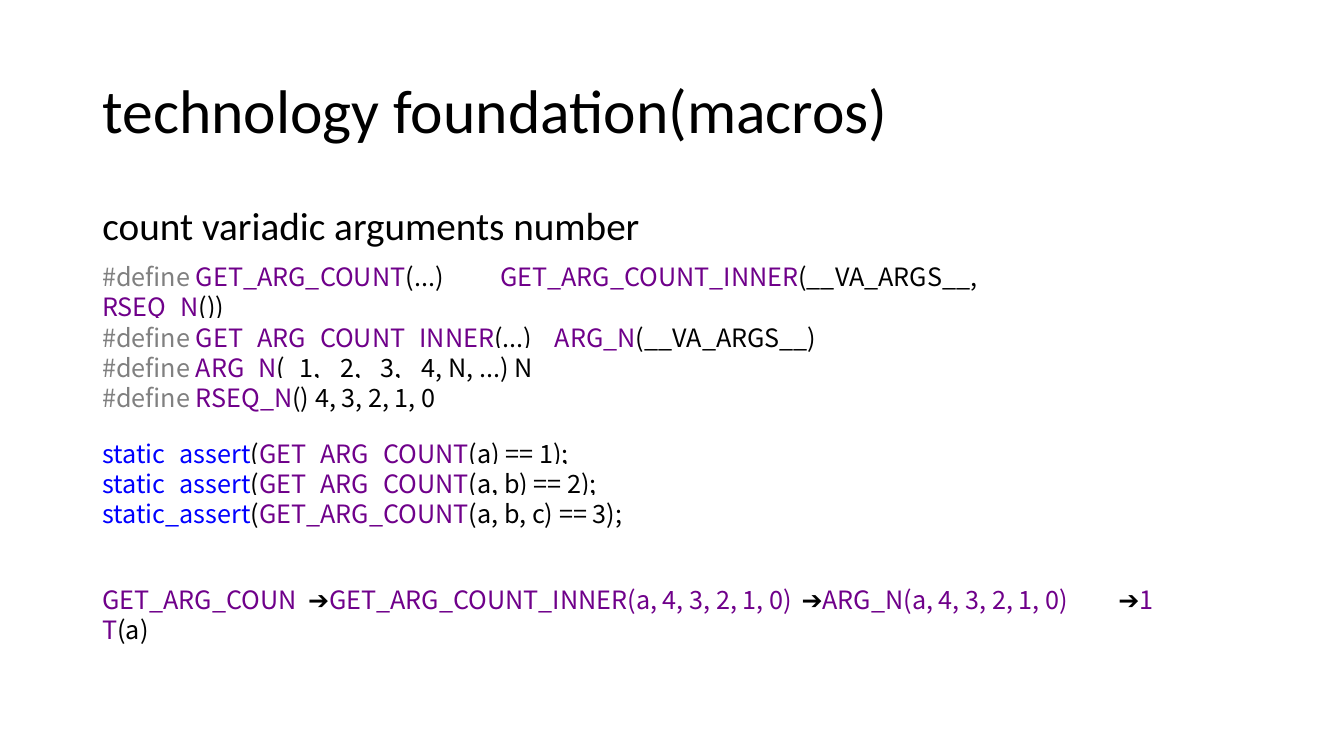
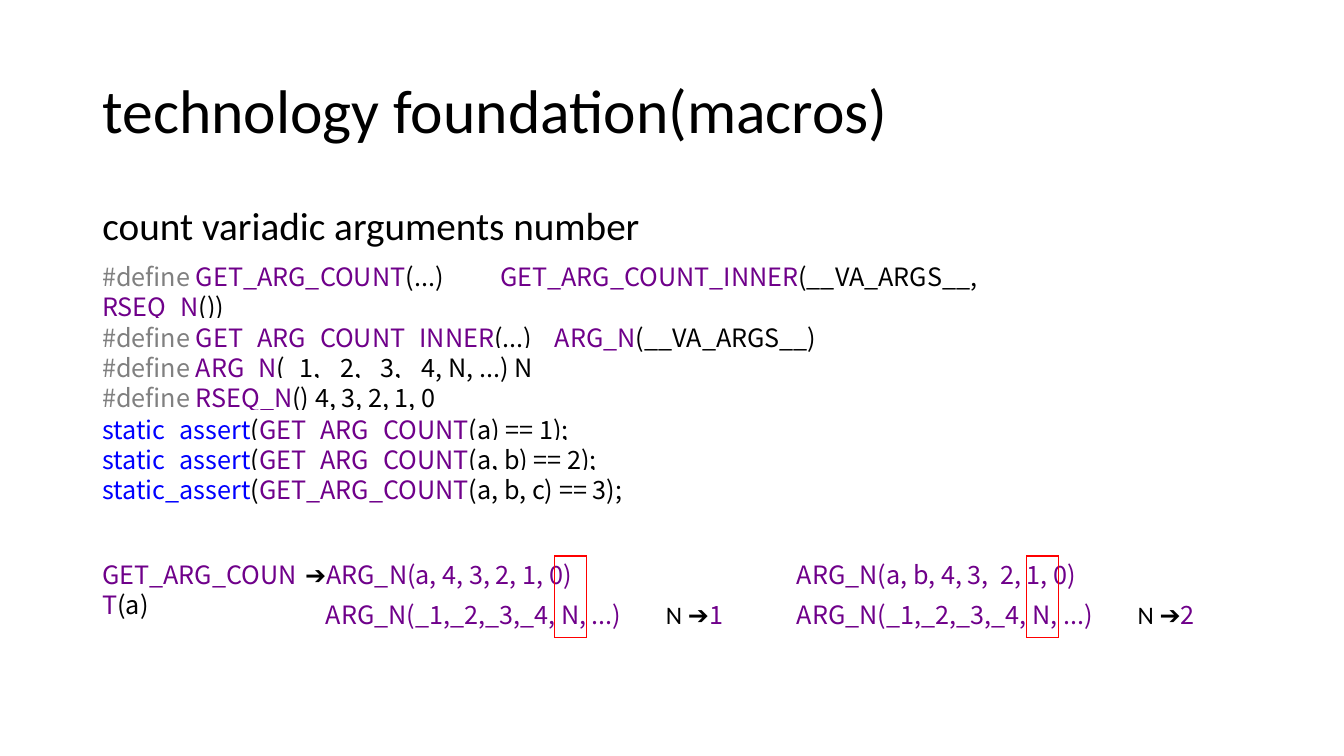
Before and after one commit to qicosmos/cppcon2017, a slide deck: slide 15 of cppcon2017.pptx. Drawn at 1344x756 pixels with LibreOffice and Linux fonts; fonts in the diff are those of the drawing. Boxes give left, top, right and bottom in pixels: in the first picture for what was removed or moved away, otherwise in the second. Text is boxed around its words. In the diff, an @@ line names an element or a change of style, - is before the commit and + after.

Commit message:
add

```diff
--- a/cppcon2017.pptx
+++ b/cppcon2017.pptx
@@ text "static_assert(GET_ARG_COUNT(a) == 1);" moved from (x1=102, y1=442, x2=622, y2=528) to (x1=102, y1=418, x2=622, y2=504) @@
@@ text "GET_ARG_COUNT(a)" moved from (x1=102, y1=590, x2=296, y2=644) to (x1=102, y1=565, x2=296, y2=619) @@
@@ text "➔ARG_N(a, 4, 3, 2, 1, ..." rewrapped from (x1=802, y1=588, x2=1068, y2=614) to (x1=305, y1=558, x2=572, y2=590) @@
@@ rectangle added at (x1=555, y1=557, x2=586, y2=638), outline #FF0000 1 pt @@
@@ text at (x1=797, y1=558, x2=1075, y2=590): text changed @@
-➔GET_ARG_COUNT_INNER(a, 4, 3, 2, 1, 0)
+ARG_N(a, b, 4, 3, 2, 1, 0)
@@ rectangle added at (x1=1027, y1=556, x2=1059, y2=637), outline #FF0000 1 pt @@
@@ text added at (x1=326, y1=599, x2=586, y2=631), 18 pt, text #6F008A @@
+ARG_N(_1,_2,_3,_4, N, ...)
@@ text added at (x1=797, y1=599, x2=1057, y2=631), 18 pt, text #6F008A @@
+ARG_N(_1,_2,_3,_4, N, ...)
@@ text at (x1=666, y1=606, x2=723, y2=624): text changed @@
-➔1
+N ➔1
@@ text added at (x1=1138, y1=605, x2=1195, y2=624), 18 pt, text #000000 @@
+N ➔2
```
Also in this commit, not shown: 9 slides added.
